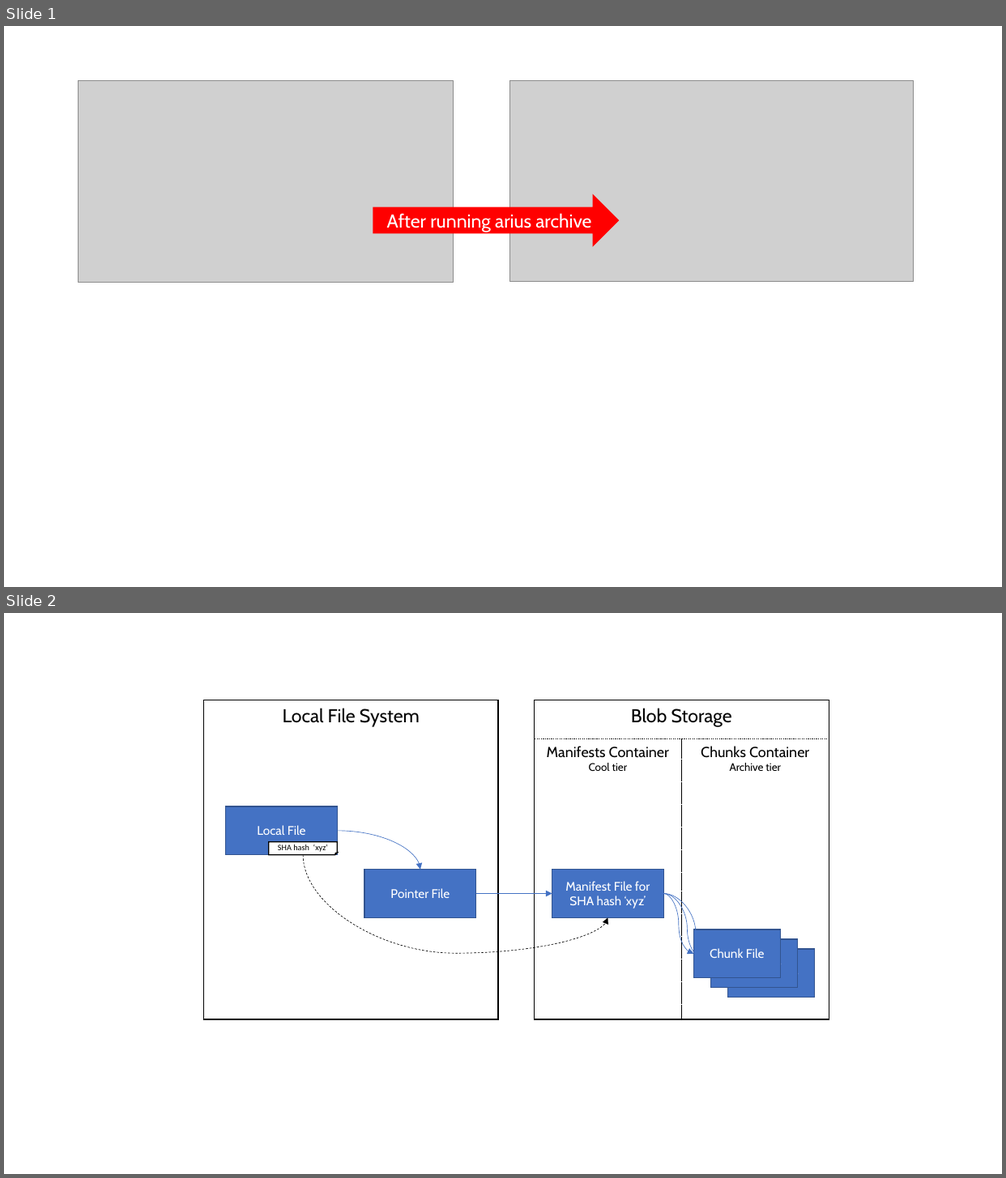
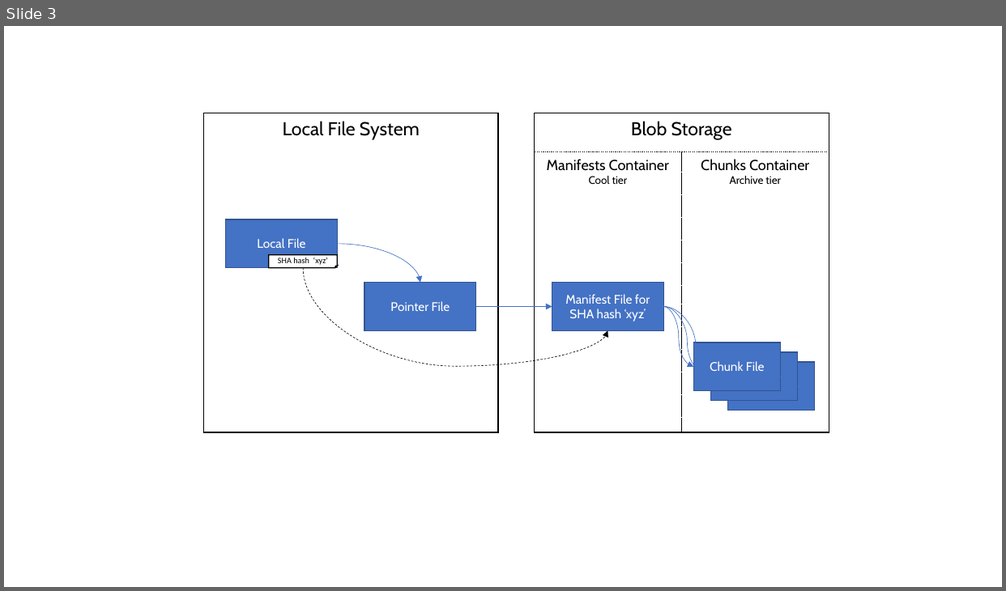
Before and after one commit to woutervanranst/Arius, a slide deck: docs/collateral.pptx. Shown one above the other, each under a label of ours: slides 1 and 2 before the commit, slide 3 after it. The pictures are 1006x1178 and 1006x591 pixels, drawn with LibreOffice and Linux fonts; fonts in the diff are those of the drawing; grey boxes stand for pictures. Boxes give left, top, right and bottom in pixels: in the first picture for what was removed or moved away, otherwise in the second. Text is boxed around its words. In the diff, an @@ line names an element or a change of style, - is before the commit and + after.

```diff
--- a/docs/collateral.pptx
+++ b/docs/collateral.pptx
@@ slide 1 removed at (4,26,1002,587), background #FFFFFF @@
@@ picture removed at (78,80,454,282) @@
@@ picture removed at (510,80,914,281) @@
@@ right arrow removed at (373,194,620,247) @@
-After running arius archive
@@ what was slide 2 is now slide 3 @@
```
Also in this commit, not shown: 2 slides added, 2 other files.
